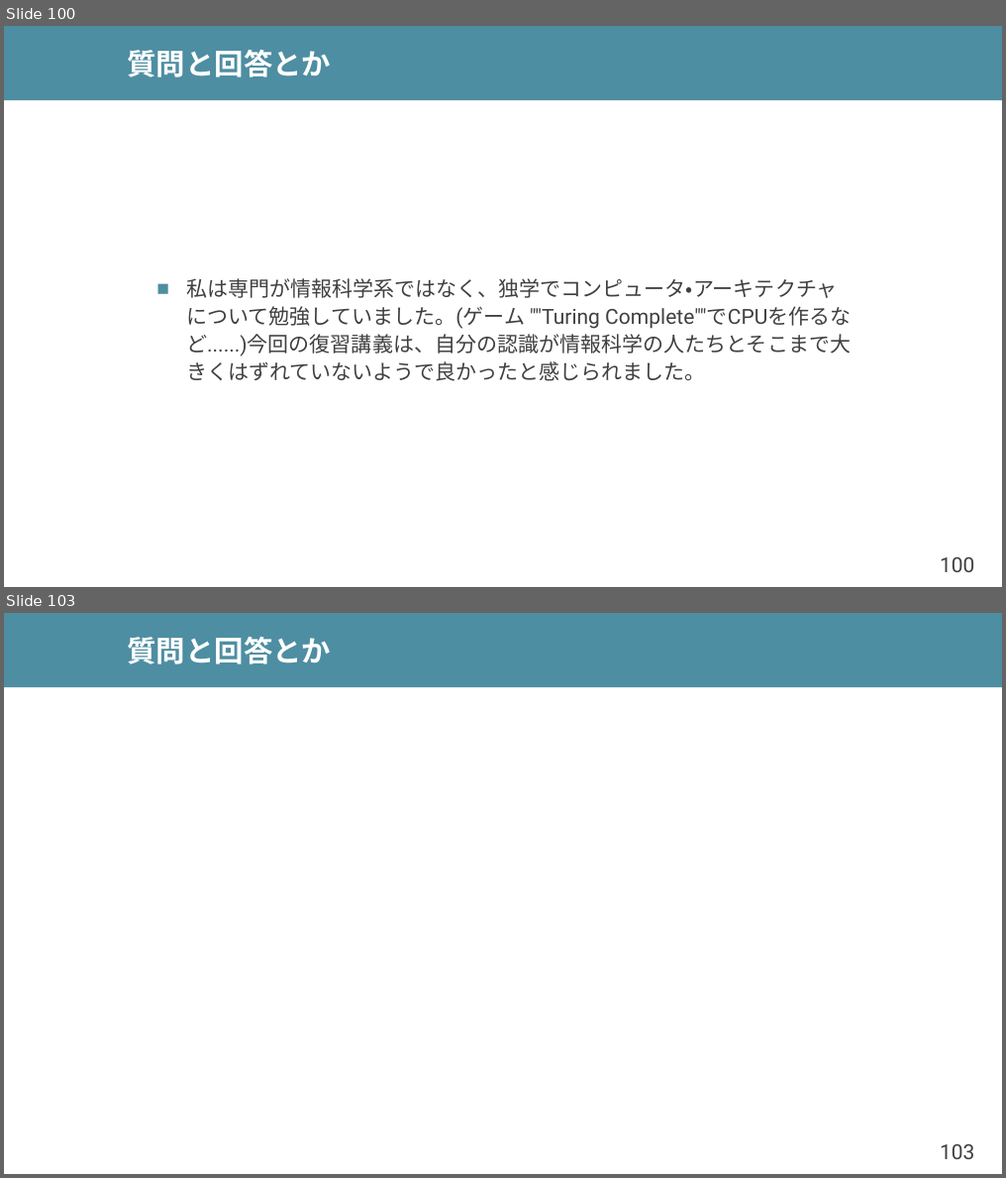
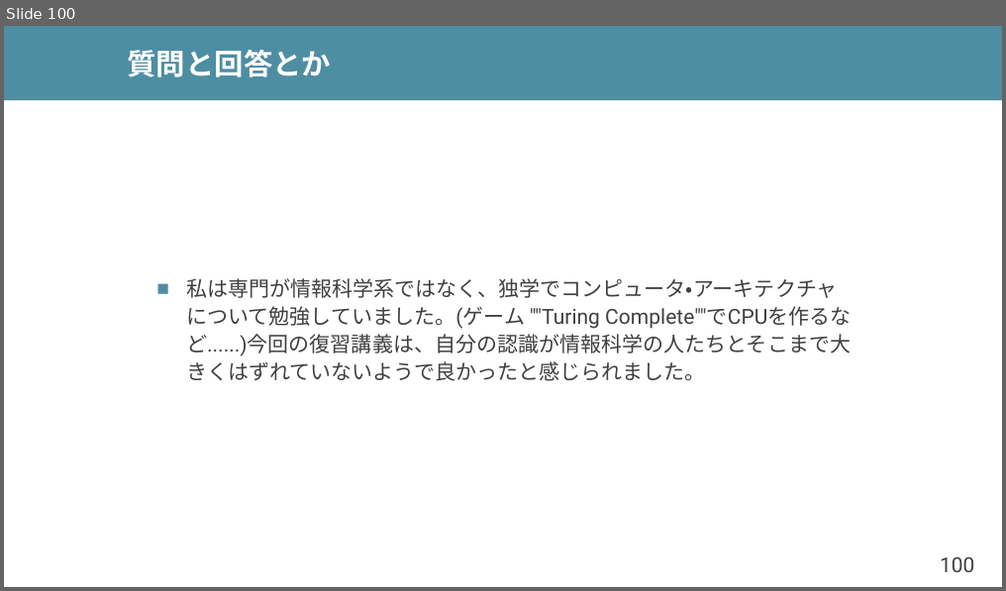
Before and after one commit to shioyadan/advanced-computer-organization, a slide deck: aco-shioya-02.pptx. Shown one above the other, each under a label of ours: slides 100 and 103 before the commit, slide 100 after it; the slides between them are not shown. The pictures are 1006x1178 and 1006x591 pixels, drawn with LibreOffice and Linux fonts; fonts in the diff are those of the drawing. Boxes give left, top, right and bottom in pixels: in the first picture for what was removed or moved away, otherwise in the second. Text is boxed around its words. In the diff, an @@ line names an element or a change of style, - is before the commit and + after.

```diff
--- a/aco-shioya-02.pptx
+++ b/aco-shioya-02.pptx
@@ slide 103 removed at (x1=4, y1=613, x2=1002, y2=1174), background #FFFFFF; not listed: 2 template elements that a slide beside it also shows @@
@@ title removed at (x1=128, y1=637, x2=332, y2=664) @@
-質問と回答とか
```
Also in this commit, not shown: 2 other slides removed, 4 other files.
